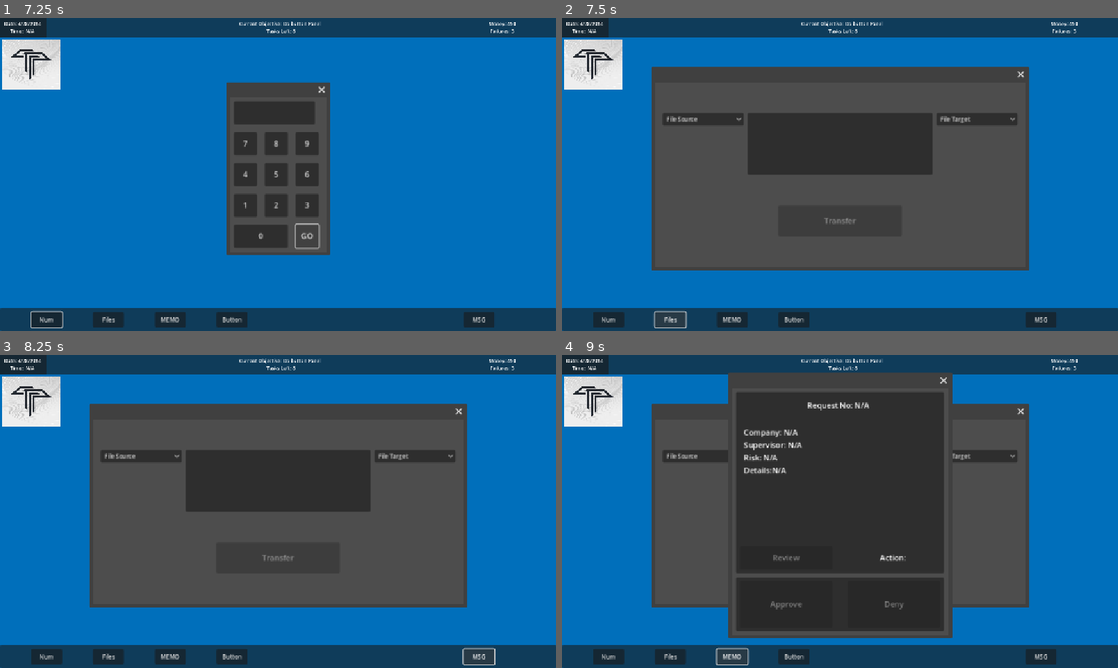
Above: before the commit, frames 1-4 (two rows, left to right).
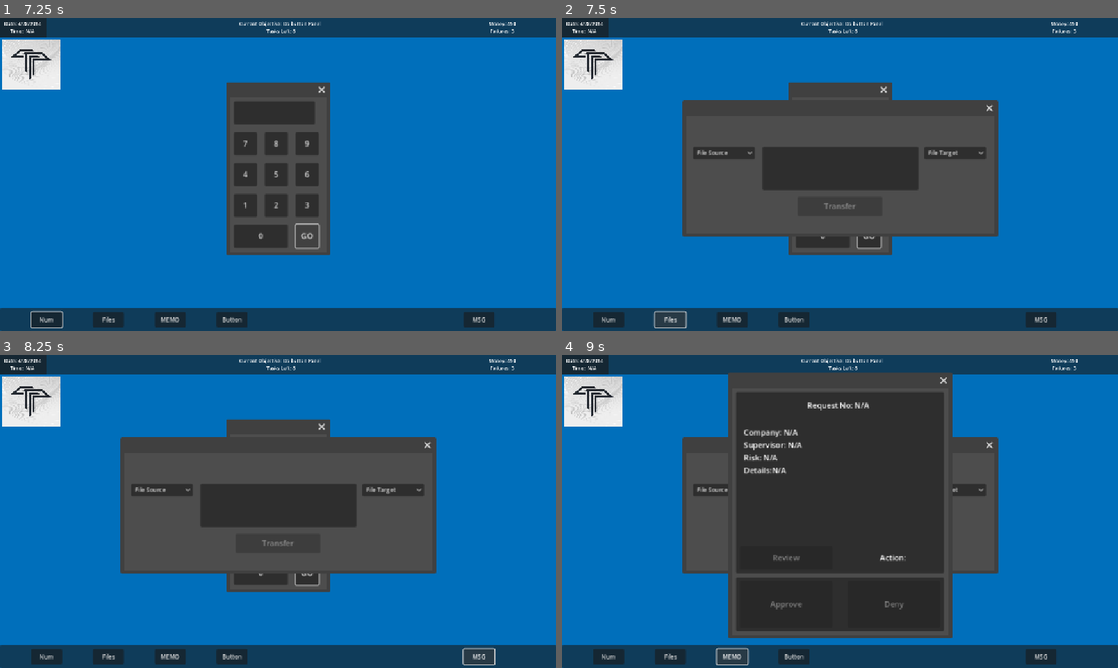
Above: after the commit, the same moments.

Repository: andrewpressman/Operation-OS
Game: Godot game, scene res://Menu/MainMenu.tscn
The game is run twice, just before and just after one commit, with the same random seed, the same clock (stepped at 60 frames per second) and the same inputs.
Inputs:
- Up to frame 1 (7.25 s): click "New Game" at 0.5 s; click "Files" at 1.25 s; click "Finances" at 2 s; click "Rent: $100" at 2.75 s; click "Pay bills" at 3.5 s; click "Go to work" at 4.25 s; click "Num" at 5 s; click "GO" at 5.75 s; click "GO" at 6.5 s
- Up to frame 2 (7.5 s): click "Files" at 7.25 s
- Up to frame 3 (8.25 s): click "MSG" at 8 s
- Up to frame 4 (9 s): click "MEMO" at 8.75 s

Frame 1 is identical in both runs. In frame 2, 24% of the frame differs, in the area x 16-84%, y 15-81%; in frame 3, 24%; in frame 4, 12%.
Error in both runs: Invalid access to property or key 'visible' on a base object of type 'null instance'. (res://Work/WorkController.gd:184)

Commit message:
UI and UX improvements
reduced size of file transfer window
added support for keyboard input on numpad

Diff:
--- a/Tasks/FileManager.gd
+++ b/Tasks/FileManager.gd
@@ -1,5 +1,5 @@
 extends Window
-#768x, 384y
+#668x, 284y
 
 
 var Next : bool
--- a/Tasks/FileManager.tscn
+++ b/Tasks/FileManager.tscn
@@ -4,86 +4,85 @@
 
 [node name="Panel" type="Window"]
 initial_position = 1
-size = Vector2i(768, 384)
+size = Vector2i(638, 244)
 script = ExtResource("1_oo73u")
 
 [node name="Timer" type="Timer" parent="."]
 
 [node name="Transfer" type="Button" parent="."]
-offset_left = 256.0
-offset_top = 256.0
-offset_right = 512.0
-offset_bottom = 320.0
+offset_left = 231.0
+offset_top = 168.0
+offset_right = 407.0
+offset_bottom = 208.0
 text = "Transfer"
 
 [node name="Progress" type="Panel" parent="."]
-offset_left = 192.0
+offset_left = 158.0
 offset_top = 64.0
-offset_right = 576.0
-offset_bottom = 192.0
+offset_right = 482.0
+offset_bottom = 154.0
 
 [node name="One" type="ColorRect" parent="Progress"]
 visible = false
 layout_mode = 0
-offset_right = 64.0
-offset_bottom = 128.0
+offset_right = 54.0
+offset_bottom = 90.0
 color = Color(0, 0.584314, 0, 1)
 
 [node name="Two" type="ColorRect" parent="Progress"]
 visible = false
 layout_mode = 0
-offset_left = 64.0
-offset_right = 128.0
-offset_bottom = 128.0
+offset_left = 54.0
+offset_right = 108.0
+offset_bottom = 90.0
 color = Color(0, 0.584314, 0, 1)
 
 [node name="Three" type="ColorRect" parent="Progress"]
 visible = false
 layout_mode = 0
-offset_left = 128.0
-offset_right = 192.0
-offset_bottom = 128.0
+offset_left = 108.0
+offset_right = 162.0
+offset_bottom = 90.0
 color = Color(0, 0.584314, 0, 1)
 
 [node name="Four" type="ColorRect" parent="Progress"]
 visible = false
 layout_mode = 0
-offset_left = 192.0
-offset_right = 256.0
-offset_bottom = 128.0
+offset_left = 162.0
+offset_right = 216.0
+offset_bottom = 90.0
 color = Color(0, 0.584314, 0, 1)
 
 [node name="Five" type="ColorRect" parent="Progress"]
 visible = false
 layout_mode = 0
-offset_left = 256.0
-offset_right = 320.0
-offset_bottom = 128.0
+offset_left = 216.0
+offset_right = 270.0
+offset_bottom = 90.0
 color = Color(0, 0.584314, 0, 1)
 
 [node name="Six" type="ColorRect" parent="Progress"]
 visible = false
 layout_mode = 0
-offset_left = 320.0
-offset_right = 384.0
-offset_bottom = 128.0
+offset_left = 270.0
+offset_right = 324.0
+offset_bottom = 90.0
 color = Color(0, 0.584314, 0, 1)
 
 [node name="Message" type="Label" parent="."]
 visible = false
-offset_left = 296.0
-offset_top = 4.0
-offset_right = 472.0
-offset_bottom = 68.0
+offset_left = 231.0
+offset_right = 407.0
+offset_bottom = 64.0
 text = "Success"
 horizontal_alignment = 1
 vertical_alignment = 1
 
 [node name="Source" type="OptionButton" parent="."]
-offset_left = 16.0
+offset_left = 14.0
 offset_top = 64.0
-offset_right = 184.0
-offset_bottom = 88.0
+offset_right = 142.0
+offset_bottom = 89.0
 theme_override_font_sizes/font_size = 12
 selected = 0
 item_count = 1
@@ -91,9 +90,9 @@
 popup/item_0/id = 0
 
 [node name="Target" type="OptionButton" parent="."]
-offset_left = 584.0
+offset_left = 494.0
 offset_top = 64.0
-offset_right = 752.0
+offset_right = 622.0
 offset_bottom = 89.0
 theme_override_font_sizes/font_size = 12
 selected = 0
--- a/Tasks/Numpad.gd
+++ b/Tasks/Numpad.gd
@@ -8,6 +8,40 @@
 func _ready():
 	TypeLockout = false
 	SetKey()
+
+func _input(event: InputEvent) -> void:
+	if Input.is_action_just_pressed("num0"):
+		ButtonZero()
+
+	if Input.is_action_just_pressed("num1"):
+		ButtonOne()
+
+	if Input.is_action_just_pressed("num2"):
+		ButtonTwo()
+
+	if Input.is_action_just_pressed("num3"):
+		ButtonThree()
+
+	if Input.is_action_just_pressed("num4"):
+		ButtonFour()
+
+	if Input.is_action_just_pressed("num5"):
+		ButtonFive()
+
+	if Input.is_action_just_pressed("num6"):
+		ButtonSix()
+
+	if Input.is_action_just_pressed("num7"):
+		ButtonSeven()
+
+	if Input.is_action_just_pressed("num8"):
+		ButtonEight()
+
+	if Input.is_action_just_pressed("num9"):
+		ButtonNine()
+	if Input.is_action_just_pressed("ui_accept"):
+		GoButton()
+
 
 func Clear():
 	WholeNumber = ""
--- a/project.godot
+++ b/project.godot
@@ -23,3 +23,72 @@
 [display]
 
 window/stretch/mode="canvas_items"
+
+[input]
+
+ui_accept={
+"deadzone": 0.5,
+"events": [Object(InputEventKey,"resource_local_to_scene":false,"resource_name":"","device":0,"window_id":0,"alt_pressed":false,"shift_pressed":false,"ctrl_pressed":false,"meta_pressed":false,"pressed":false,"keycode":4194309,"physical_keycode":0,"key_label":0,"unicode":0,"location":0,"echo":false,"script":null)
+, Object(InputEventKey,"resource_local_to_scene":false,"resource_name":"","device":0,"window_id":0,"alt_pressed":false,"shift_pressed":false,"ctrl_pressed":false,"meta_pressed":false,"pressed":false,"keycode":4194310,"physical_keycode":0,"key_label":0,"unicode":0,"location":0,"echo":false,"script":null)
+]
+}
+num1={
+"deadzone": 0.2,
+"events": [Object(InputEventKey,"resource_local_to_scene":false,"resource_name":"","device":-1,"window_id":0,"alt_pressed":false,"shift_pressed":false,"ctrl_pressed":false,"meta_pressed":false,"pressed":false,"keycode":0,"physical_keycode":49,"key_label":0,"unicode":49,"location":0,"echo":false,"script":null)
+, Object(InputEventKey,"resource_local_to_scene":false,"resource_name":"","device":-1,"window_id":0,"alt_pressed":false,"shift_pressed":false,"ctrl_pressed":false,"meta_pressed":false,"pressed":false,"keycode":0,"physical_keycode":4194439,"key_label":0,"unicode":49,"location":0,"echo":false,"script":null)
+]
+}
+num2={
+"deadzone": 0.2,
+"events": [Object(InputEventKey,"resource_local_to_scene":false,"resource_name":"","device":-1,"window_id":0,"alt_pressed":false,"shift_pressed":false,"ctrl_pressed":false,"meta_pressed":false,"pressed":false,"keycode":0,"physical_keycode":50,"key_label":0,"unicode":50,"location":0,"echo":false,"script":null)
+, Object(InputEventKey,"resource_local_to_scene":false,"resource_name":"","device":-1,"window_id":0,"alt_pressed":false,"shift_pressed":false,"ctrl_pressed":false,"meta_pressed":false,"pressed":false,"keycode":0,"physical_keycode":4194440,"key_label":0,"unicode":50,"location":0,"echo":false,"script":null)
+]
+}
+num3={
+"deadzone": 0.2,
+"events": [Object(InputEventKey,"resource_local_to_scene":false,"resource_name":"","device":-1,"window_id":0,"alt_pressed":false,"shift_pressed":false,"ctrl_pressed":false,"meta_pressed":false,"pressed":false,"keycode":0,"physical_keycode":51,"key_label":0,"unicode":51,"location":0,"echo":false,"script":null)
+, Object(InputEventKey,"resource_local_to_scene":false,"resource_name":"","device":-1,"window_id":0,"alt_pressed":false,"shift_pressed":false,"ctrl_pressed":false,"meta_pressed":false,"pressed":false,"keycode":0,"physical_keycode":4194441,"key_label":0,"unicode":51,"location":0,"echo":false,"script":null)
+]
+}
+num4={
+"deadzone": 0.2,
+"events": [Object(InputEventKey,"resource_local_to_scene":false,"resource_name":"","device":-1,"window_id":0,"alt_pressed":false,"shift_pressed":false,"ctrl_pressed":false,"meta_pressed":false,"pressed":false,"keycode":0,"physical_keycode":52,"key_label":0,"unicode":52,"location":0,"echo":false,"script":null)
+, Object(InputEventKey,"resource_local_to_scene":false,"resource_name":"","device":-1,"window_id":0,"alt_pressed":false,"shift_pressed":false,"ctrl_pressed":false,"meta_pressed":false,"pressed":false,"keycode":0,"physical_keycode":4194442,"key_label":0,"unicode":52,"location":0,"echo":false,"script":null)
+]
+}
+num5={
+"deadzone": 0.2,
+"events": [Object(InputEventKey,"resource_local_to_scene":false,"resource_name":"","device":-1,"window_id":0,"alt_pressed":false,"shift_pressed":false,"ctrl_pressed":false,"meta_pressed":false,"pressed":false,"keycode":0,"physical_keycode":53,"key_label":0,"unicode":53,"location":0,"echo":false,"script":null)
+, Object(InputEventKey,"resource_local_to_scene":false,"resource_name":"","device":-1,"window_id":0,"alt_pressed":false,"shift_pressed":false,"ctrl_pressed":false,"meta_pressed":false,"pressed":false,"keycode":0,"physical_keycode":4194443,"key_label":0,"unicode":53,"location":0,"echo":false,"script":null)
+]
+}
+num6={
+"deadzone": 0.2,
+"events": [Object(InputEventKey,"resource_local_to_scene":false,"resource_name":"","device":-1,"window_id":0,"alt_pressed":false,"shift_pressed":false,"ctrl_pressed":false,"meta_pressed":false,"pressed":false,"keycode":0,"physical_keycode":54,"key_label":0,"unicode":54,"location":0,"echo":false,"script":null)
+, Object(InputEventKey,"resource_local_to_scene":false,"resource_name":"","device":-1,"window_id":0,"alt_pressed":false,"shift_pressed":false,"ctrl_pressed":false,"meta_pressed":false,"pressed":false,"keycode":0,"physical_keycode":4194444,"key_label":0,"unicode":54,"location":0,"echo":false,"script":null)
+]
+}
+num7={
+"deadzone": 0.2,
+"events": [Object(InputEventKey,"resource_local_to_scene":false,"resource_name":"","device":-1,"window_id":0,"alt_pressed":false,"shift_pressed":false,"ctrl_pressed":false,"meta_pressed":false,"pressed":false,"keycode":0,"physical_keycode":55,"key_label":0,"unicode":55,"location":0,"echo":false,"script":null)
+, Object(InputEventKey,"resource_local_to_scene":false,"resource_name":"","device":-1,"window_id":0,"alt_pressed":false,"shift_pressed":false,"ctrl_pressed":false,"meta_pressed":false,"pressed":false,"keycode":0,"physical_keycode":4194445,"key_label":0,"unicode":55,"location":0,"echo":false,"script":null)
+]
+}
+num8={
+"deadzone": 0.2,
+"events": [Object(InputEventKey,"resource_local_to_scene":false,"resource_name":"","device":-1,"window_id":0,"alt_pressed":false,"shift_pressed":false,"ctrl_pressed":false,"meta_pressed":false,"pressed":false,"keycode":0,"physical_keycode":56,"key_label":0,"unicode":56,"location":0,"echo":false,"script":null)
+, Object(InputEventKey,"resource_local_to_scene":false,"resource_name":"","device":-1,"window_id":0,"alt_pressed":false,"shift_pressed":false,"ctrl_pressed":false,"meta_pressed":false,"pressed":false,"keycode":0,"physical_keycode":4194446,"key_label":0,"unicode":56,"location":0,"echo":false,"script":null)
+]
+}
+num9={
+"deadzone": 0.2,
+"events": [Object(InputEventKey,"resource_local_to_scene":false,"resource_name":"","device":-1,"window_id":0,"alt_pressed":false,"shift_pressed":false,"ctrl_pressed":false,"meta_pressed":false,"pressed":false,"keycode":0,"physical_keycode":57,"key_label":0,"unicode":57,"location":0,"echo":false,"script":null)
+, Object(InputEventKey,"resource_local_to_scene":false,"resource_name":"","device":-1,"window_id":0,"alt_pressed":false,"shift_pressed":false,"ctrl_pressed":false,"meta_pressed":false,"pressed":false,"keycode":0,"physical_keycode":4194447,"key_label":0,"unicode":57,"location":0,"echo":false,"script":null)
+]
+}
+num0={
+"deadzone": 0.2,
+"events": [Object(InputEventKey,"resource_local_to_scene":false,"resource_name":"","device":-1,"window_id":0,"alt_pressed":false,"shift_pressed":false,"ctrl_pressed":false,"meta_pressed":false,"pressed":false,"keycode":0,"physical_keycode":48,"key_label":0,"unicode":48,"location":0,"echo":false,"script":null)
+, Object(InputEventKey,"resource_local_to_scene":false,"resource_name":"","device":-1,"window_id":0,"alt_pressed":false,"shift_pressed":false,"ctrl_pressed":false,"meta_pressed":false,"pressed":false,"keycode":0,"physical_keycode":4194438,"key_label":0,"unicode":48,"location":0,"echo":false,"script":null)
+]
+}
